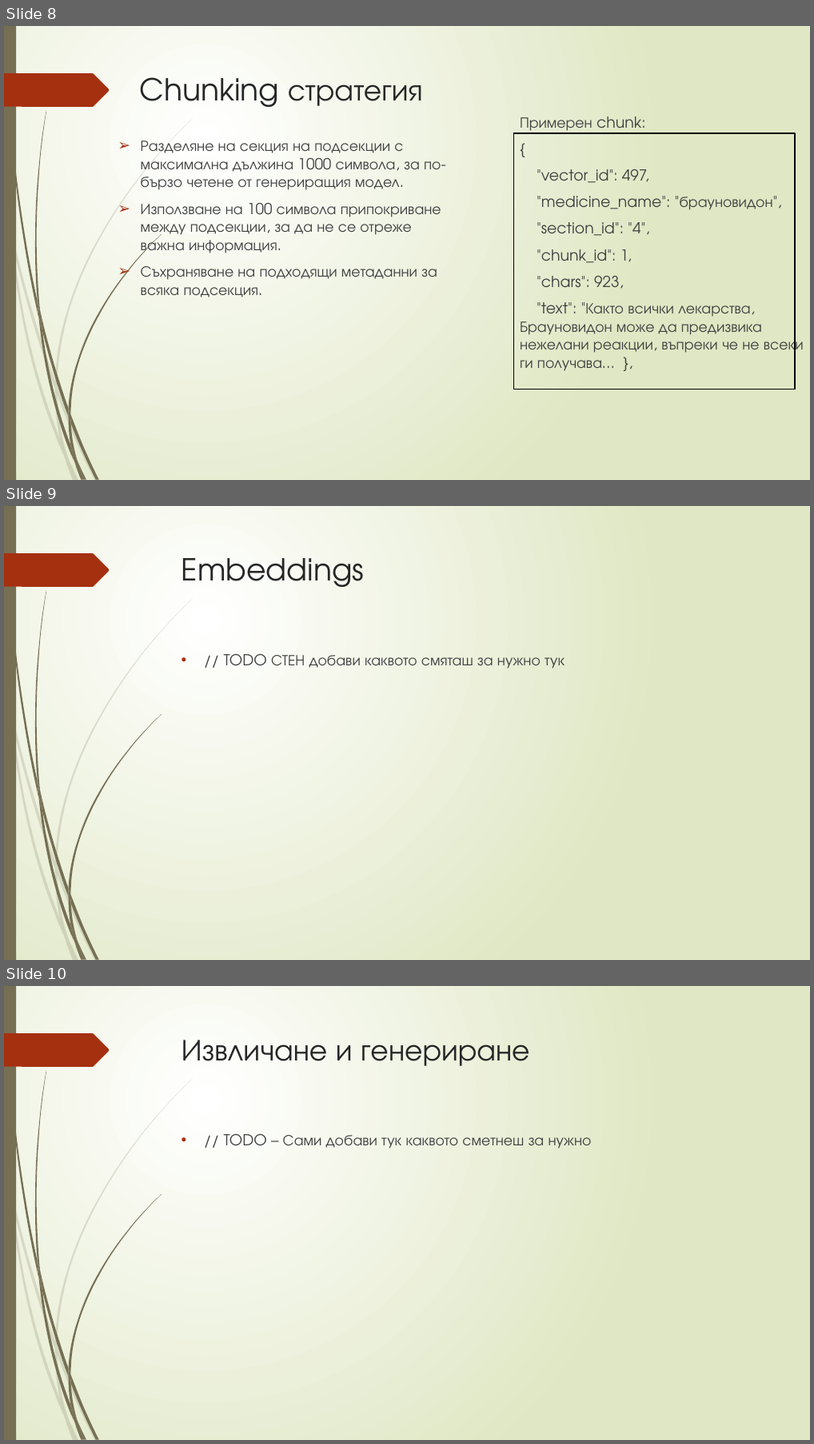
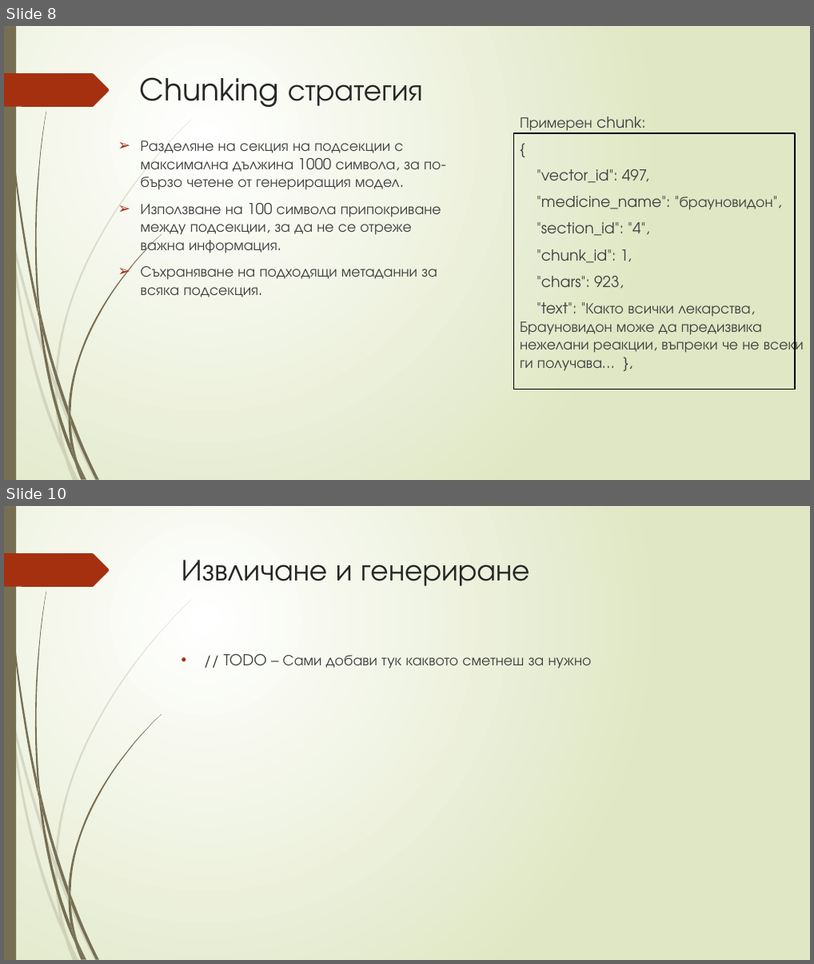
Before and after one commit to Samuil12/project_RAG, a slide deck: rag_presentation.pptx. Shown one above the other, each under a label of ours: slides 8, 9 and 10 before the commit, slides 8 and 10 after it; the slides between them are not shown. The pictures are 814x1444 and 814x964 pixels, drawn with LibreOffice and Linux fonts; fonts in the diff are those of the drawing. Boxes give left, top, right and bottom in pixels: in the first picture for what was removed or moved away, otherwise in the second. Text is boxed around its words. In the diff, an @@ line names an element or a change of style, - is before the commit and + after.

```diff
--- a/rag_presentation.pptx
+++ b/rag_presentation.pptx
@@ slide 9 removed at bbox=[4, 506, 810, 960], background gradient #FFFFFF to #DFE8C4; not listed: 24 template elements that a slide beside it also shows @@
@@ title removed at bbox=[182, 558, 364, 587] @@
-Embeddings
@@ text removed at bbox=[224, 654, 565, 668] @@
-• // TODO СТЕН добави каквото смяташ за нужно тук
```
Also in this commit, not shown: 1 slide added, 1 other file.
